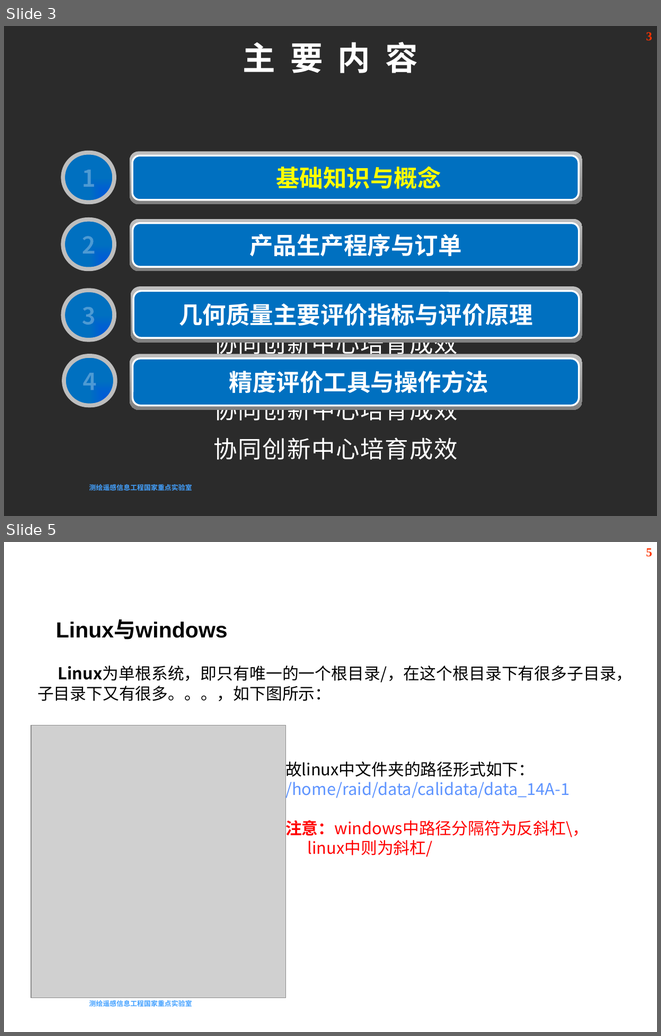
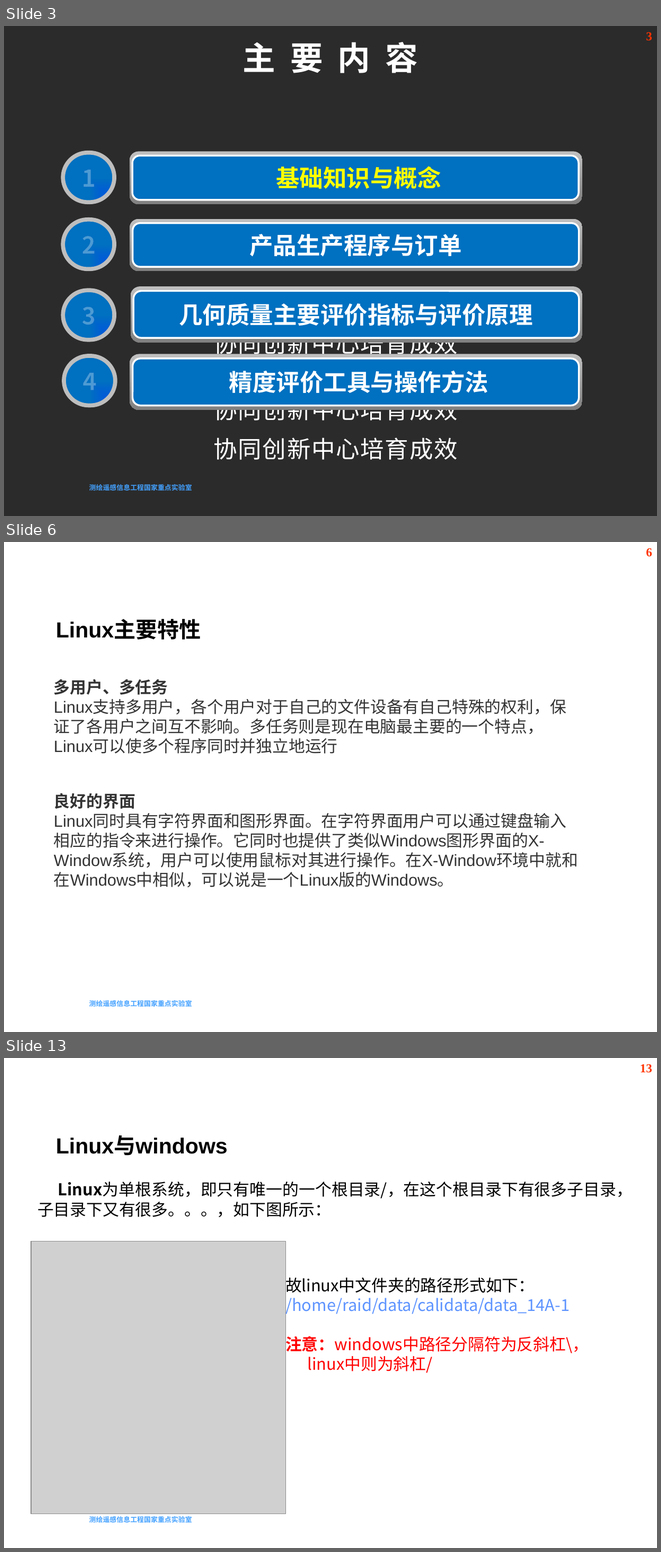
Before and after one commit to sugeryao/RSONE-Train-Material, a slide deck: 小组培训材料4--jzp.pptx. Shown one above the other, each under a label of ours: slides 3 and 5 before the commit, slides 3, 6 and 13 after it; the slides between them are not shown. The pictures are 661x1036 and 661x1552 pixels, drawn with LibreOffice and Linux fonts; fonts in the diff are those of the drawing; grey boxes stand for pictures; background and template pictures are left out; a plain dark background stands for a picture behind light text. Boxes give left, top, right and bottom in pixels: in the first picture for what was removed or moved away, otherwise in the second. Text is boxed around its words. In the diff, an @@ line names an element or a change of style, - is before the commit and + after.

```diff
--- a/小组培训材料4--jzp.pptx
+++ b/小组培训材料4--jzp.pptx
@@ slide 6 added at [4,542,657,1032], background picture (left out); not listed: 2 template elements that a slide beside it also shows @@
@@ text added at [4,544,657,597], 32 pt, text #FFFFFF, bold @@
+基础知识与概念
@@ text added at [56,620,201,640], 24 pt, text #000000, bold @@
+  Linux主要特性
@@ text added at [54,679,566,753], 18 pt, text #333333 @@
+多用户、多任务
+Linux支持多用户，各个用户对于自己的文件设备有自己特殊的权利，保证了各用户之间互不影响。多任务则是现在电脑最主要的一个特点，Linux可以使多个程序同时并独立地运行
@@ text added at [54,793,578,887], 18 pt, text #333333 @@
+良好的界面
+Linux同时具有字符界面和图形界面。在字符界面用户可以通过键盘输入相应的指令来进行操作。它同时也提供了类似Windows图形界面的X-Window系统，用户可以使用鼠标对其进行操作。在X-Window环境中就和在Windows中相似，可以说是一个Linux版的Windows。
@@ what was slide 5 is now slide 13 @@
@@ page number at [640,1064,652,1073]: text changed @@
-5
+13
```
Also in this commit, not shown: 3 slides changed, 8 other slides added.
